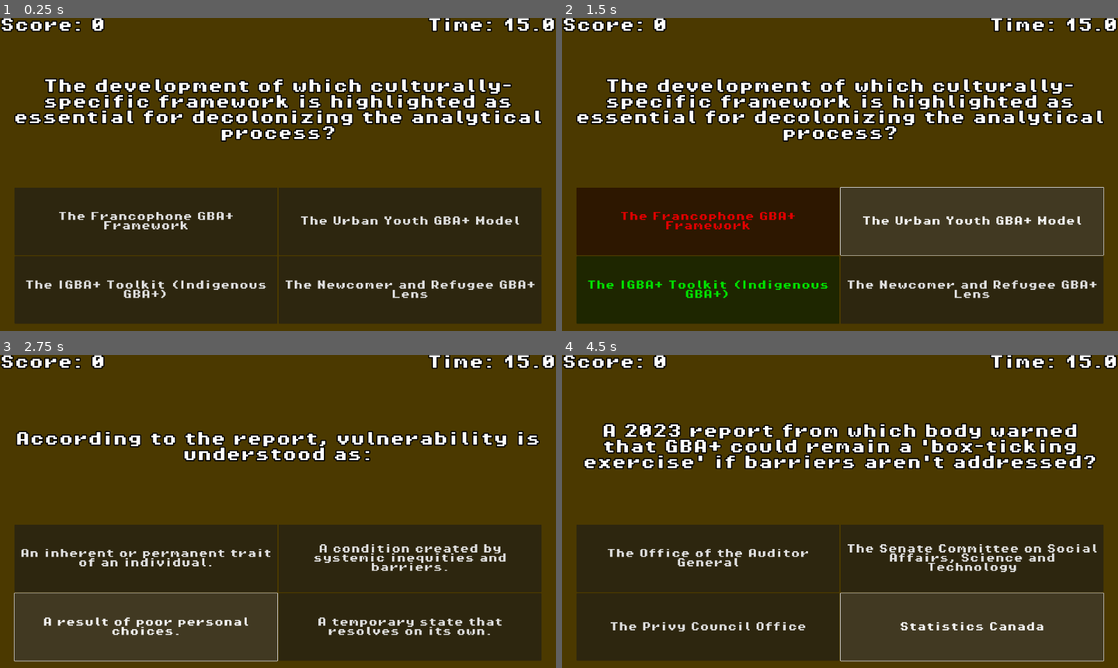
Above: before the commit, frames 1-4 (two rows, left to right).
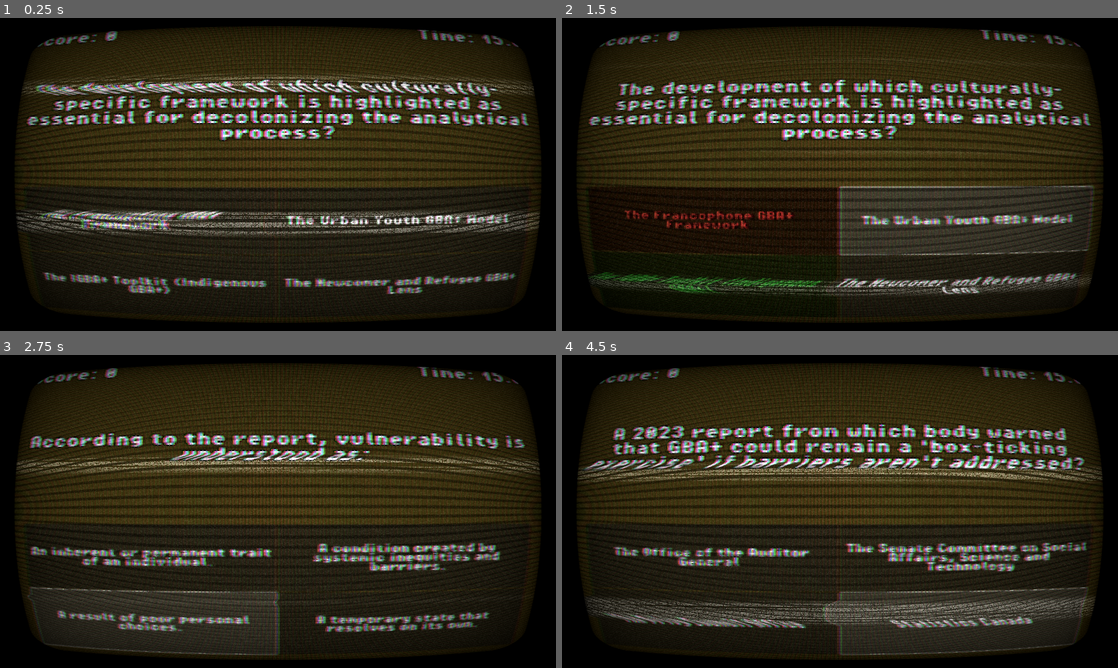
Above: after the commit, the same moments.

Repository: nzach123/multiplechoicequizgame_01a
Game: Godot game, scene res://scenes/quiz_scene.tscn
Two runs of this game, one before a commit and one after it. Both use one fixed random seed, a clock stepped at 60 frames per second and the inputs below.
Inputs:
- Up to frame 1 (0.25 s): no input
- Up to frame 2 (1.5 s): click "The Francophone GBA+ Framework" at 0.5 s; click "The Urban Youth GBA+ Model" at 1.25 s
- Up to frame 3 (2.75 s): click "The IGBA+ Toolkit (Indigenous…" at 2 s
- Up to frame 4 (4.5 s): click "An inherent or permanent trai…" at 2.75 s; click "A result of poor personal cho…" at 3.5 s; click "A temporary state that resolv…" at 4.25 s

The runs differ from the first frame. In frame 1, 62% of the frame differs, in the area x 0-100%, y 0-100%; in frame 2, 62%; in frame 3, 62%; in frame 4, 64%.

Commit message:
Add CRT screen shader and apply to quiz scene
Introduced a new CRT-style screen shader (crt_screen.gdshader) and its UID. Updated quiz_scene.tscn to include a ColorRect node using this shader as an overlay, simulating CRT display effects for enhanced visual style.

Diff:
--- /dev/null
+++ b/resources/shaders/crt_screen.gdshader
@@ -0,0 +1,190 @@
+shader_type canvas_item;
+
+//*** IMPORTANT! ***/
+// - If you are using this shader to affect the node it is applied to set 'overlay' to false (unchecked in the inspector).
+// - If you are using this shader as an overlay (e.g. on a ColorRect covering the screen), set 'overlay' to true.
+
+uniform bool overlay = false;
+
+// GODOT 4 MIGRATION: Added hint_screen_texture uniform
+uniform sampler2D screen_texture : hint_screen_texture, repeat_disable, filter_linear_mipmap;
+
+uniform float scanlines_opacity : hint_range(0.0, 1.0) = 0.4;
+uniform float scanlines_width : hint_range(0.0, 0.5) = 0.25;
+uniform float grille_opacity : hint_range(0.0, 1.0) = 0.3;
+uniform vec2 resolution = vec2(640.0, 480.0);
+
+uniform bool pixelate = true;
+
+uniform bool roll = true;
+uniform float roll_speed = 8.0;
+uniform float roll_size : hint_range(0.0, 100.0) = 15.0;
+uniform float roll_variation : hint_range(0.1, 5.0) = 1.8;
+uniform float distort_intensity : hint_range(0.0, 0.2) = 0.05;
+
+uniform float noise_opacity : hint_range(0.0, 1.0) = 0.4;
+uniform float noise_speed = 5.0;
+
+uniform float static_noise_intensity : hint_range(0.0, 1.0) = 0.06;
+
+uniform float aberration : hint_range(-1.0, 1.0) = 0.03;
+uniform float brightness = 1.4;
+uniform bool discolor = true;
+
+uniform float warp_amount :hint_range(0.0, 5.0) = 1.0;
+uniform bool clip_warp = false;
+
+uniform float vignette_intensity = 0.4;
+uniform float vignette_opacity : hint_range(0.0, 1.0) = 0.5;
+
+vec2 random(vec2 uv){
+    uv = vec2( dot(uv, vec2(127.1,311.7) ),
+               dot(uv, vec2(269.5,183.3) ) );
+    return -1.0 + 2.0 * fract(sin(uv) * 43758.5453123);
+}
+
+float noise(vec2 uv) {
+    vec2 uv_index = floor(uv);
+    vec2 uv_fract = fract(uv);
+
+    vec2 blur = smoothstep(0.0, 1.0, uv_fract);
+
+    return mix( mix( dot( random(uv_index + vec2(0.0,0.0) ), uv_fract - vec2(0.0,0.0) ),
+                     dot( random(uv_index + vec2(1.0,0.0) ), uv_fract - vec2(1.0,0.0) ), blur.x),
+                mix( dot( random(uv_index + vec2(0.0,1.0) ), uv_fract - vec2(0.0,1.0) ),
+                     dot( random(uv_index + vec2(1.0,1.0) ), uv_fract - vec2(1.0,1.0) ), blur.x), blur.y) * 0.5 + 0.5;
+}
+
+vec2 warp(vec2 uv){
+    vec2 delta = uv - 0.5;
+    float delta2 = dot(delta.xy, delta.xy);
+    float delta4 = delta2 * delta2;
+    float delta_offset = delta4 * warp_amount;
+
+    return uv + delta * delta_offset;
+}
+
+float border (vec2 uv){
+    float radius = min(warp_amount, 0.08);
+    radius = max(min(min(abs(radius * 2.0), abs(1.0)), abs(1.0)), 1e-5);
+    vec2 abs_uv = abs(uv * 2.0 - 1.0) - vec2(1.0, 1.0) + radius;
+    float dist = length(max(vec2(0.0), abs_uv)) / radius;
+    float square = smoothstep(0.96, 1.0, dist);
+    return clamp(1.0 - square, 0.0, 1.0);
+}
+
+float vignette(vec2 uv){
+    uv *= 1.0 - uv.xy;
+    float vignette = uv.x * uv.y * 15.0;
+    return pow(vignette, vignette_intensity * vignette_opacity);
+}
+
+void fragment()
+{
+    vec2 uv = overlay ? warp(SCREEN_UV) : warp(UV);
+    vec2 text_uv = uv;
+    vec2 roll_uv = vec2(0.0);
+    float time = roll ? TIME : 0.0;
+
+
+    if (pixelate)
+    {
+        text_uv = ceil(uv * resolution) / resolution;
+    }
+
+    float roll_line = 0.0;
+    if (roll || noise_opacity > 0.0)
+    {
+        roll_line = smoothstep(0.3, 0.9, sin(uv.y * roll_size - (time * roll_speed) ) );
+        roll_line *= roll_line * smoothstep(0.3, 0.9, sin(uv.y * roll_size * roll_variation - (time * roll_speed * roll_variation) ) );
+        roll_uv = vec2(( roll_line * distort_intensity * (1.-UV.x)), 0.0);
+    }
+
+    vec4 text;
+
+    // GODOT 4 MIGRATION:
+    // We must separate the texture reading logic because we cannot ternary the Sampler.
+    // If roll is true, we apply distortion.
+
+    vec2 r_pos = text_uv + (roll ? roll_uv * 0.8 : vec2(0.0)) + vec2(aberration, 0.0) * 0.1;
+    vec2 g_pos = text_uv + (roll ? roll_uv * 1.2 : vec2(0.0)) - vec2(aberration, 0.0) * 0.1;
+    vec2 b_pos = text_uv + (roll ? roll_uv : vec2(0.0));
+
+    if (overlay) {
+        text.r = texture(screen_texture, r_pos).r;
+        text.g = texture(screen_texture, g_pos).g;
+        text.b = texture(screen_texture, b_pos).b;
+        text.a = 1.0;
+    } else {
+        text.r = texture(TEXTURE, r_pos).r;
+        text.g = texture(TEXTURE, g_pos).g;
+        text.b = texture(TEXTURE, b_pos).b;
+        text.a = 1.0;
+    }
+
+    float r = text.r;
+    float g = text.g;
+    float b = text.b;
+
+    uv = warp(UV);
+
+    if (grille_opacity > 0.0){
+
+        float g_r = smoothstep(0.85, 0.95, abs(sin(uv.x * (resolution.x * 3.14159265))));
+        r = mix(r, r * g_r, grille_opacity);
+
+        float g_g = smoothstep(0.85, 0.95, abs(sin(1.05 + uv.x * (resolution.x * 3.14159265))));
+        g = mix(g, g * g_g, grille_opacity);
+
+        float b_b = smoothstep(0.85, 0.95, abs(sin(2.1 + uv.x * (resolution.x * 3.14159265))));
+        b = mix(b, b * b_b, grille_opacity);
+
+    }
+
+    text.r = clamp(r * brightness, 0.0, 1.0);
+    text.g = clamp(g * brightness, 0.0, 1.0);
+    text.b = clamp(b * brightness, 0.0, 1.0);
+
+    float scanlines = 0.5;
+    if (scanlines_opacity > 0.0)
+    {
+        scanlines = smoothstep(scanlines_width, scanlines_width + 0.5, abs(sin(uv.y * (resolution.y * 3.14159265))));
+        text.rgb = mix(text.rgb, text.rgb * vec3(scanlines), scanlines_opacity);
+    }
+
+    if (noise_opacity > 0.0)
+    {
+        float noise = smoothstep(0.4, 0.5, noise(uv * vec2(2.0, 200.0) + vec2(10.0, (TIME * (noise_speed))) ) );
+
+        roll_line *= noise * scanlines * clamp(random((ceil(uv * resolution) / resolution) + vec2(TIME * 0.8, 0.0)).x + 0.8, 0.0, 1.0);
+        text.rgb = clamp(mix(text.rgb, text.rgb + roll_line, noise_opacity), vec3(0.0), vec3(1.0));
+    }
+
+    if (static_noise_intensity > 0.0)
+    {
+        text.rgb += clamp(random((ceil(uv * resolution) / resolution) + fract(TIME)).x, 0.0, 1.0) * static_noise_intensity;
+    }
+
+    text.rgb *= border(uv);
+    text.rgb *= vignette(uv);
+
+    if (clip_warp)
+    {
+        text.a = border(uv);
+    }
+
+    float saturation = 0.5;
+    float contrast = 1.2;
+    if (discolor)
+    {
+        // Saturation
+        vec3 greyscale = vec3(text.r + text.g + text.b) / 3.;
+        text.rgb = mix(text.rgb, greyscale, saturation);
+
+        // Contrast
+        float midpoint = pow(0.5, 2.2);
+        text.rgb = (text.rgb - vec3(midpoint)) * contrast + midpoint;
+    }
+
+    COLOR = text;
+}
--- a/scenes/quiz_scene.tscn
+++ b/scenes/quiz_scene.tscn
@@ -1,7 +1,32 @@
-[gd_scene load_steps=3 format=3 uid="uid://b74ltasqu7ps5"]
+[gd_scene load_steps=5 format=3 uid="uid://b74ltasqu7ps5"]
 
 [ext_resource type="Theme" uid="uid://dmi3jf6jonyoq" path="res://resources/themes/title_theme.tres" id="1_c7ybq"]
 [ext_resource type="Script" uid="uid://bokrq0rpvdy4v" path="res://scripts/GameSession.gd" id="1_yjr3o"]
+[ext_resource type="Shader" uid="uid://catxjmc45pfvr" path="res://resources/shaders/crt_screen.gdshader" id="3_vk6e3"]
+
+[sub_resource type="ShaderMaterial" id="ShaderMaterial_ndxw5"]
+shader = ExtResource("3_vk6e3")
+shader_parameter/overlay = true
+shader_parameter/scanlines_opacity = 0.4
+shader_parameter/scanlines_width = 0.25
+shader_parameter/grille_opacity = 0.3
+shader_parameter/resolution = Vector2(640, 480)
+shader_parameter/pixelate = true
+shader_parameter/roll = true
+shader_parameter/roll_speed = 8.0
+shader_parameter/roll_size = 15.0
+shader_parameter/roll_variation = 1.8
+shader_parameter/distort_intensity = 0.05
+shader_parameter/noise_opacity = 0.4
+shader_parameter/noise_speed = 5.0
+shader_parameter/static_noise_intensity = 0.06
+shader_parameter/aberration = 0.03
+shader_parameter/brightness = 1.4
+shader_parameter/discolor = true
+shader_parameter/warp_amount = 1.0
+shader_parameter/clip_warp = false
+shader_parameter/vignette_intensity = 0.4
+shader_parameter/vignette_opacity = 0.5
 
 [node name="QuizScene" type="Control"]
 layout_mode = 3
@@ -120,3 +145,13 @@
 theme = ExtResource("1_c7ybq")
 theme_override_font_sizes/font_size = 128
 text = "Correct!"
+
+[node name="CRTScreen" type="ColorRect" parent="."]
+material = SubResource("ShaderMaterial_ndxw5")
+layout_mode = 1
+anchors_preset = 15
+anchor_right = 1.0
+anchor_bottom = 1.0
+grow_horizontal = 2
+grow_vertical = 2
+mouse_filter = 2
Not shown, added: resources/shaders/crt_screen.gdshader.uid
